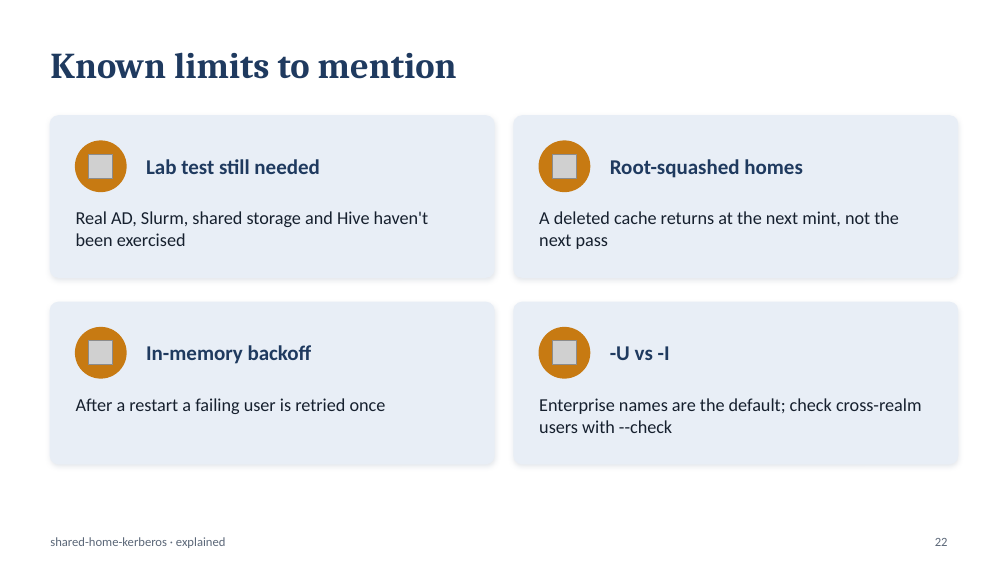
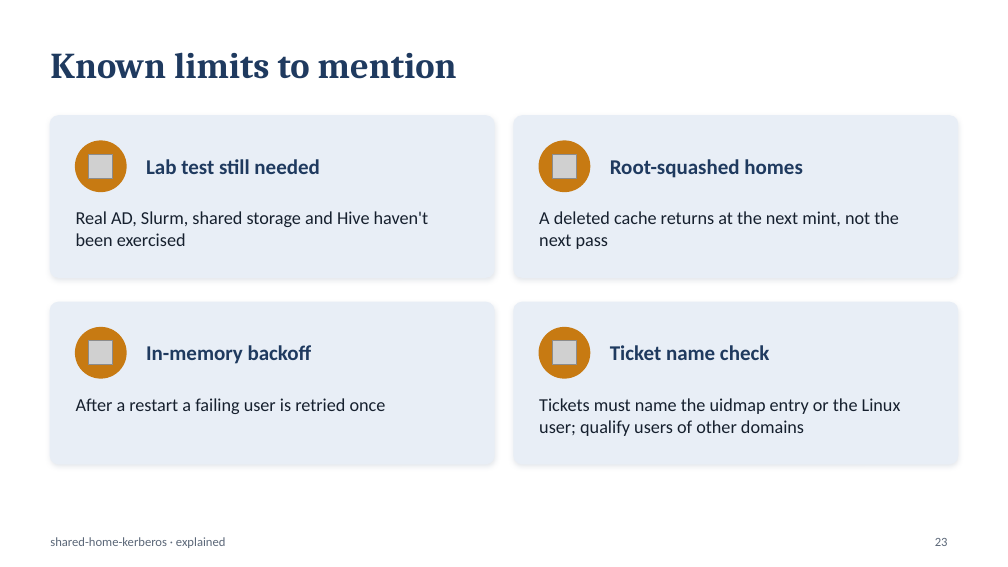
Before and after one commit to vijayrattehalli-cloud/shared-home-kerberos, a slide deck: slide 23 of docs/shared-home-kerberos-slides.pptx (slide 22 before the commit). Drawn at 1008x567 pixels with LibreOffice and Linux fonts; fonts in the diff are those of the drawing; grey boxes stand for pictures. Boxes give left, top, right and bottom in pixels: in the first picture for what was removed or moved away, otherwise in the second. Text is boxed around its words. In the diff, an @@ line names an element or a change of style, - is before the commit and + after.

```diff
--- a/docs/shared-home-kerberos-slides.pptx
+++ b/docs/shared-home-kerberos-slides.pptx
@@ text at [610, 345, 769, 360]: text changed @@
--U vs -I
+Ticket name check
@@ text at [539, 398, 901, 436]: text changed @@
-Enterprise names are the default; check cross-realm users with --check
+Tickets must name the uidmap entry or the Linux user; qualify users of other domains
```
Also in this commit, not shown: 8 other slides changed, 1 slide added, 5 other files.
